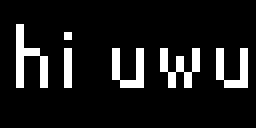
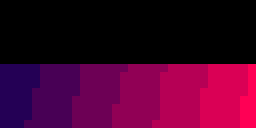
Before/after of a 256x128 layered artwork. What changed in the layer stack:
removed layer "hi uwu" over [16, 24, 248, 88]
painted on "template.png" over [0, 64, 256, 128]
